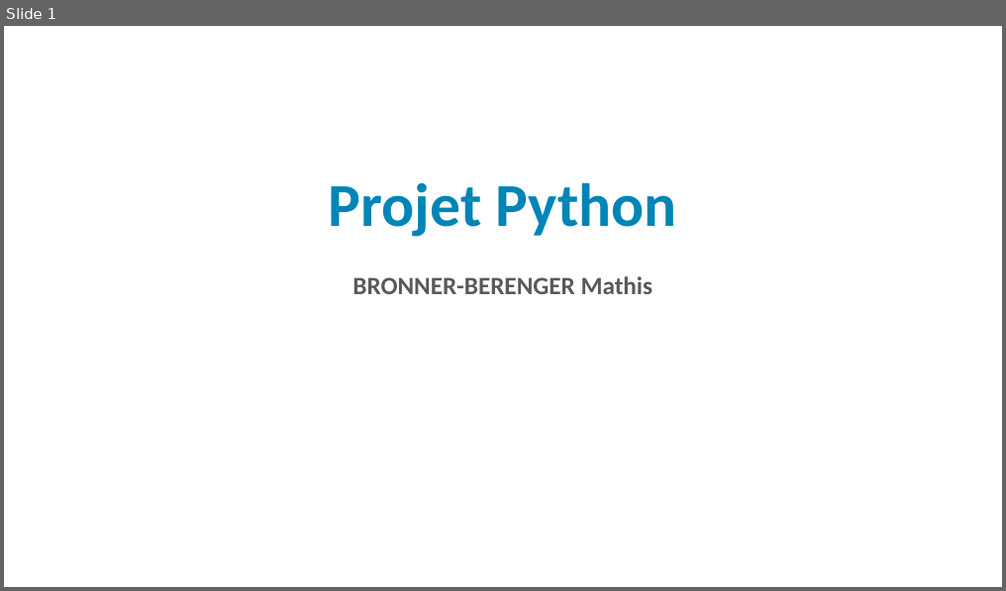
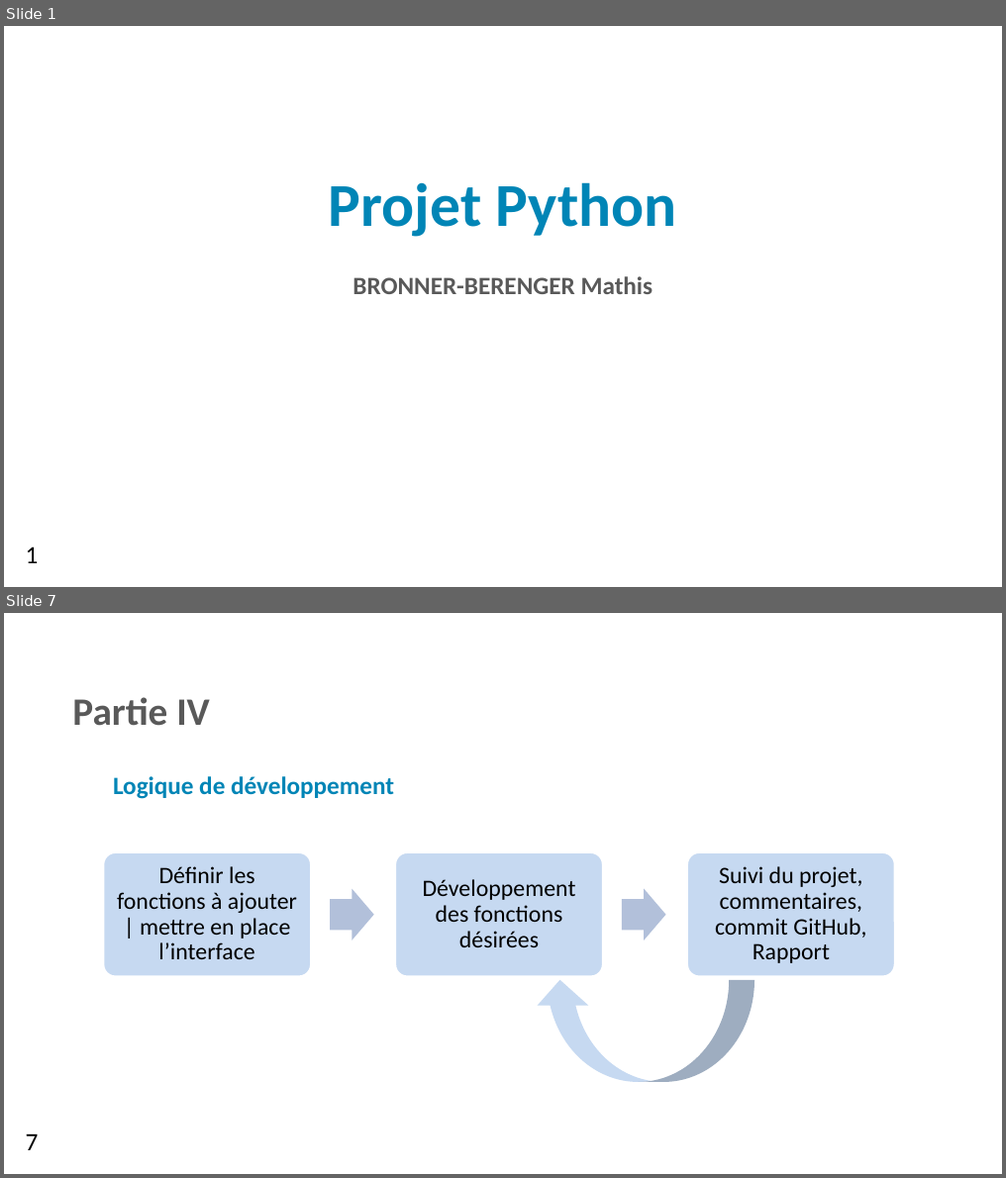
Before and after one commit to matmat201/Python_Project_M1, a slide deck: Présentation_Projet_Python.pptx. Shown one above the other, each under a label of ours: slide 1 before the commit, slides 1 and 7 after it; the slides between them are not shown. The pictures are 1006x591 and 1006x1178 pixels, drawn with LibreOffice and Linux fonts; fonts in the diff are those of the drawing; background and template pictures are left out. Boxes give left, top, right and bottom in pixels: in the first picture for what was removed or moved away, otherwise in the second. Text is boxed around its words. In the diff, an @@ line names an element or a change of style, - is before the commit and + after.

```diff
--- a/Présentation_Projet_Python.pptx
+++ b/Présentation_Projet_Python.pptx
@@ slide 7 added at (4, 613, 1002, 1174), background picture (left out) @@
@@ text added at (72, 697, 210, 726), 28 pt, text #595959, bold @@
+Partie IV
@@ text added at (113, 776, 394, 799), 18 pt, text #0085B6, bold @@
+Logique de développement
@@ group added at (103, 853, 895, 977): 3 rounded rectangles, 3 texts, 2 right arrows @@
+Définir les fonctions à ajouter | mettre en place l’interface
+Développement des fonctions désirées
+Suivi du projet, commentaires, commit GitHub, Rapport
@@ curved left arrow added at (535, 980, 754, 1082), fill #C6D9F1 @@
@@ text added at (26, 1134, 39, 1151), 18 pt, text #000000 @@
+7
@@ slide 1 changed as well @@
@@ text added at (26, 547, 39, 564), 18 pt, text #000000 @@
+1
```
Also in this commit, not shown: 10 other slides added, 1 slide removed.
